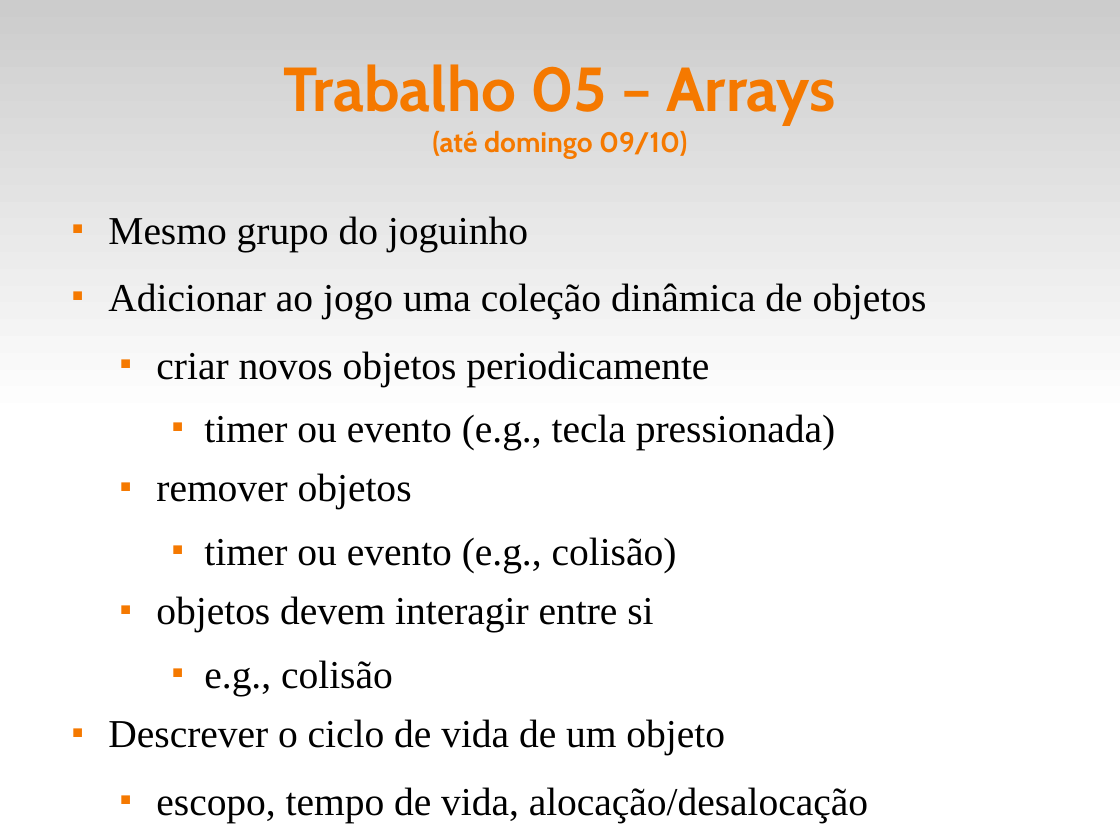
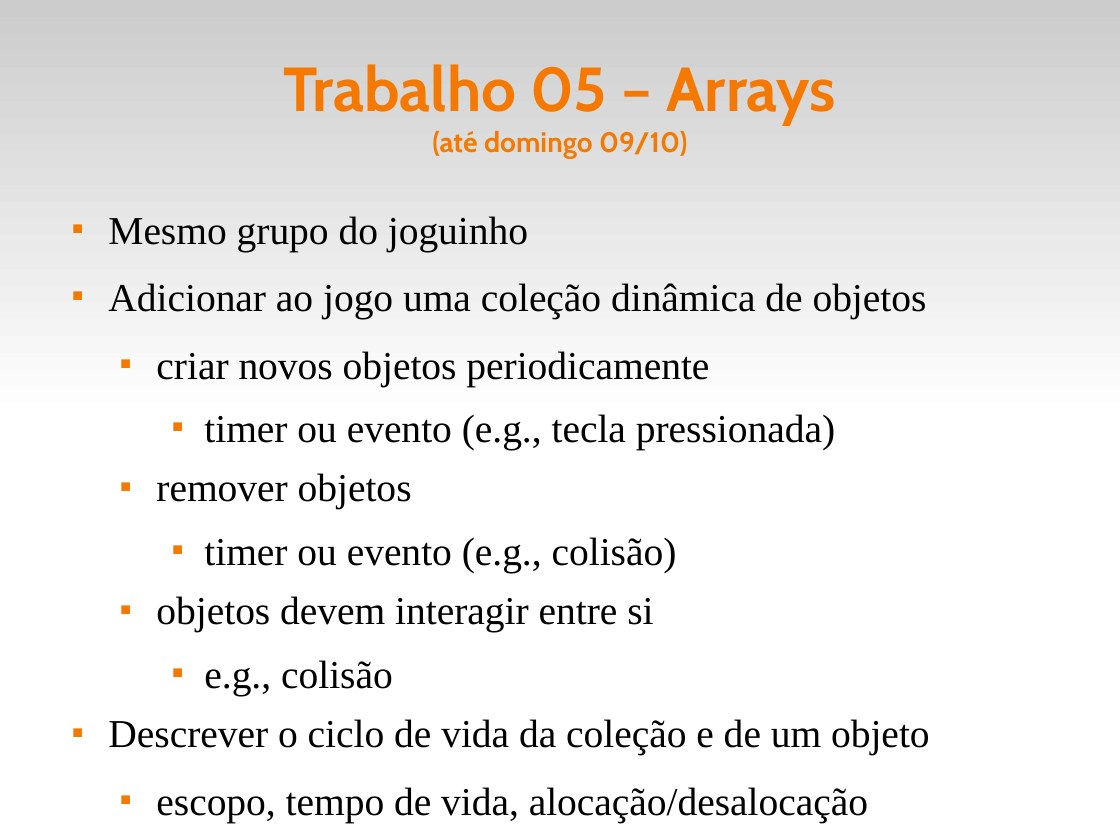
Before and after one commit to fsantanna-uerj/EDL, a slide deck: slide 12 of slides/edl-00.odp. Drawn at 1120x840 pixels with LibreOffice and Linux fonts; fonts in the diff are those of the drawing. Boxes give left, top, right and bottom in pixels: in the first picture for what was removed or moved away, otherwise in the second. Text is boxed around its words. In the diff, an @@ line names an element or a change of style, - is before the commit and + after.

```diff
--- a/slides/edl-00.odp
+++ b/slides/edl-00.odp
@@ text at [108,719,930,756]: text changed @@
-■ Descrever o ciclo de vida de um objeto
+■ Descrever o ciclo de vida da coleção e de um objeto
```
Also in this commit, not shown: 4 other files.
